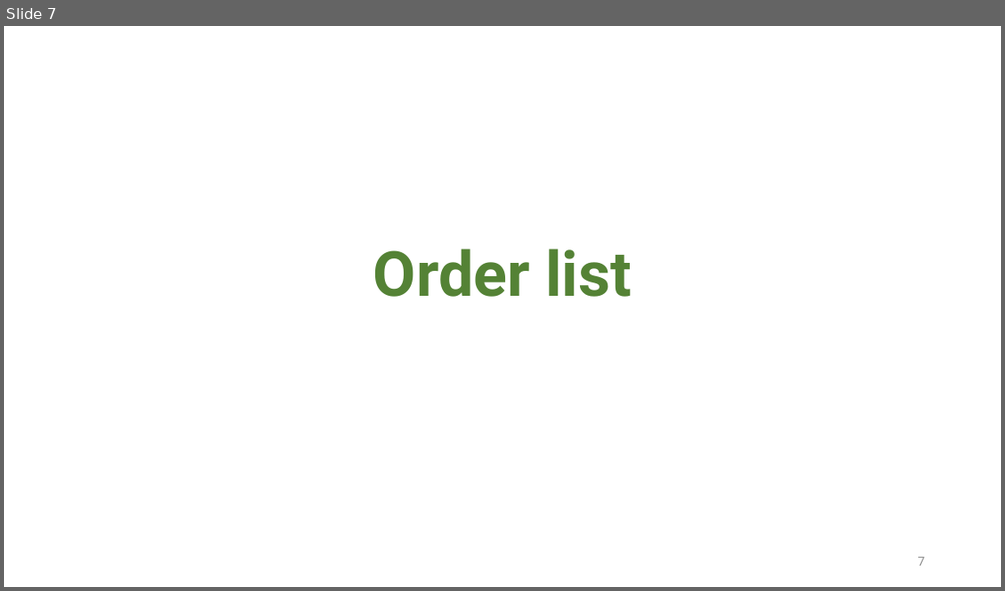
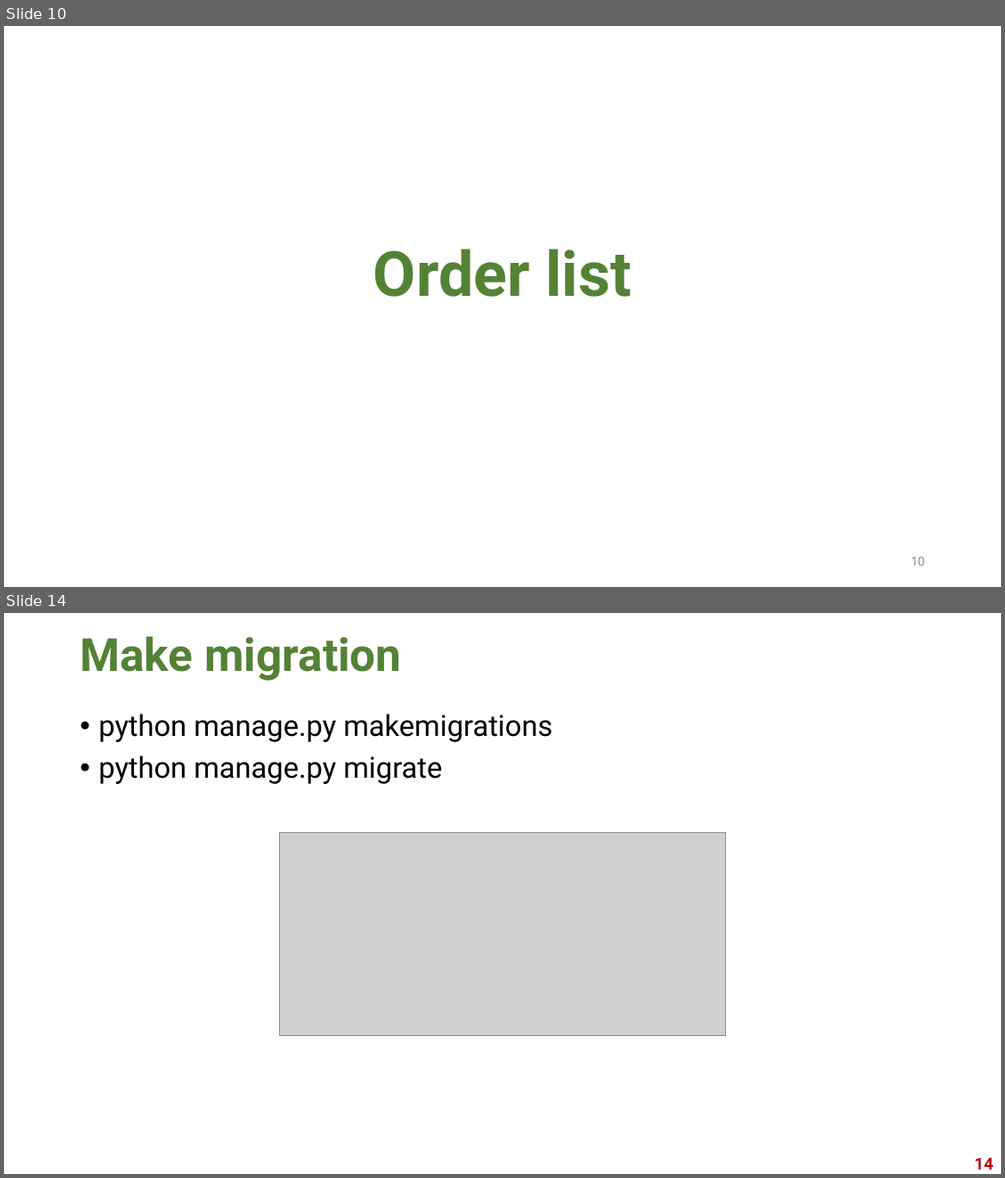
Before and after one commit to ratchakoonprn/Django50Hours, a slide deck: PPT/EP14-2020-09-02.pptx. Shown one above the other, each under a label of ours: slide 7 before the commit, slides 10 and 14 after it; the slides between them are not shown. The pictures are 1005x591 and 1005x1178 pixels, drawn with LibreOffice and Linux fonts; fonts in the diff are those of the drawing; grey boxes stand for pictures; background and template pictures are left out. Boxes give left, top, right and bottom in pixels: in the first picture for what was removed or moved away, otherwise in the second. Text is boxed around its words. In the diff, an @@ line names an element or a change of style, - is before the commit and + after.

```diff
--- a/PPT/EP14-2020-09-02.pptx
+++ b/PPT/EP14-2020-09-02.pptx
@@ slide 14 added at (4,613,1001,1174), background #FFFFFF @@
@@ title added at (80,636,401,681), 44 pt, text #548235, bold @@
+Make migration
@@ text added at (98,714,552,784), 28 pt, text #000000 @@
+• python manage.py makemigrations
+• python manage.py migrate
@@ picture added at (280,833,726,1036) @@
@@ page number added at (974,1157,993,1169), 16 pt, text #C00000, bold @@
+14
@@ what was slide 7 is now slide 10 @@
@@ page number at (911,556,925,565): text changed @@
-7
+10
```
Also in this commit, not shown: 3 slides changed, 7 other slides added, 5 other files.
